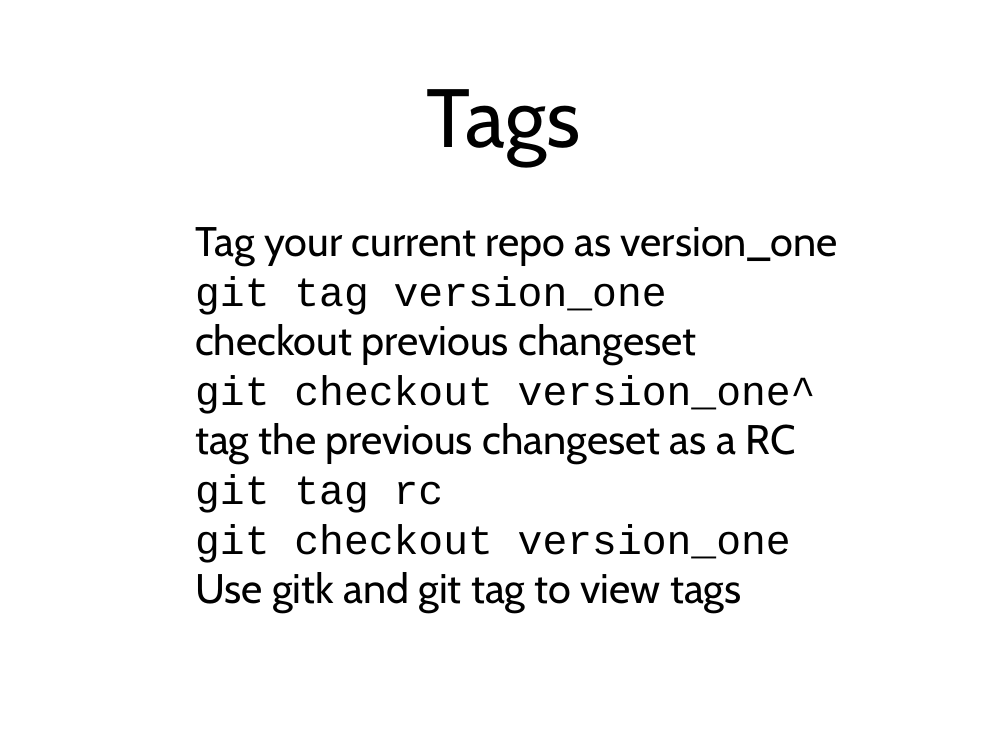
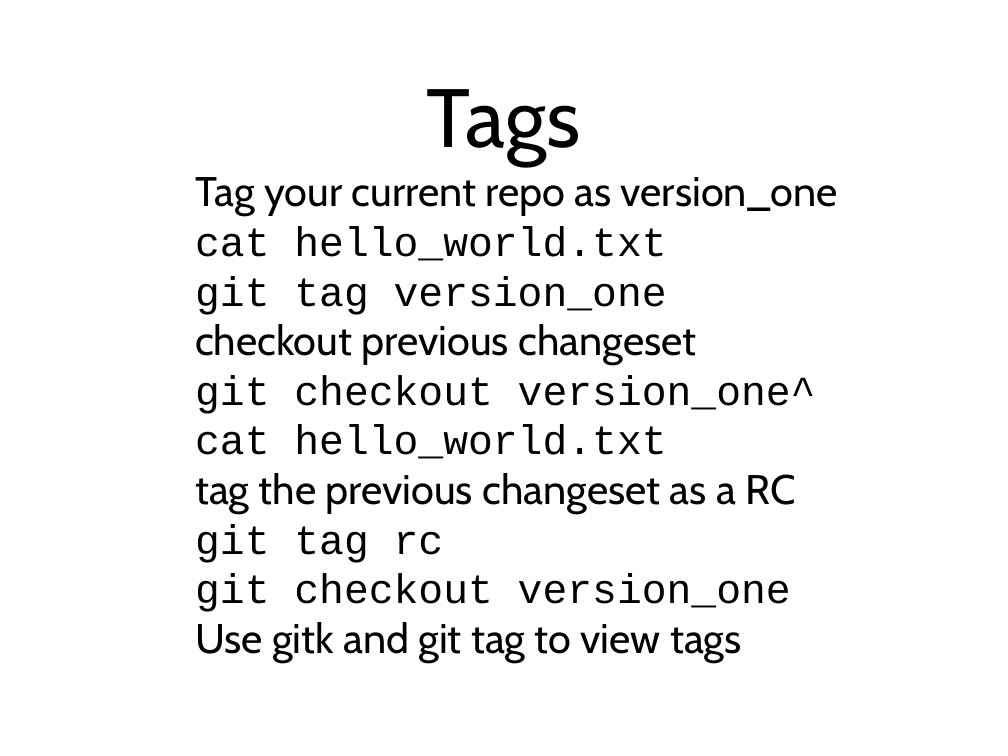
Before and after one commit to kmoir/Git-tutorial, a slide deck: slide 25 of GitParty.odp (slide 23 before the commit). Drawn at 1008x756 pixels with LibreOffice and Linux fonts; fonts in the diff are those of the drawing. Boxes give left, top, right and bottom in pixels: in the first picture for what was removed or moved away, otherwise in the second. Text is boxed around its words. In the diff, an @@ line names an element or a change of style, - is before the commit and + after.

```diff
--- a/GitParty.odp
+++ b/GitParty.odp
@@ text "Tag your current repo as ...": place and size @@
-text "Tag your current repo as ..." at [195, 227, 838, 613]
+text "Tag your current repo as ..." at [195, 177, 838, 663]
@@ text at [195, 226, 666, 261]: paragraph added @@
+cat hello_world.txt
@@ text at [195, 425, 666, 459]: paragraph added @@
+cat hello_world.txt
```
Also in this commit, not shown: 4 other slides changed, 5 slides added, 3 other files.
